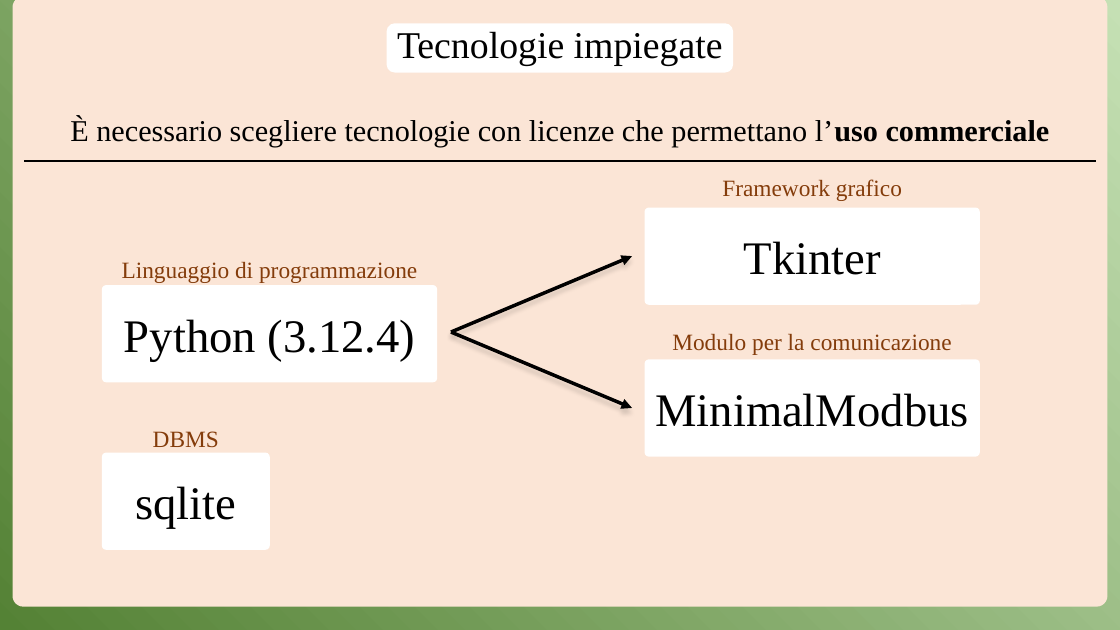
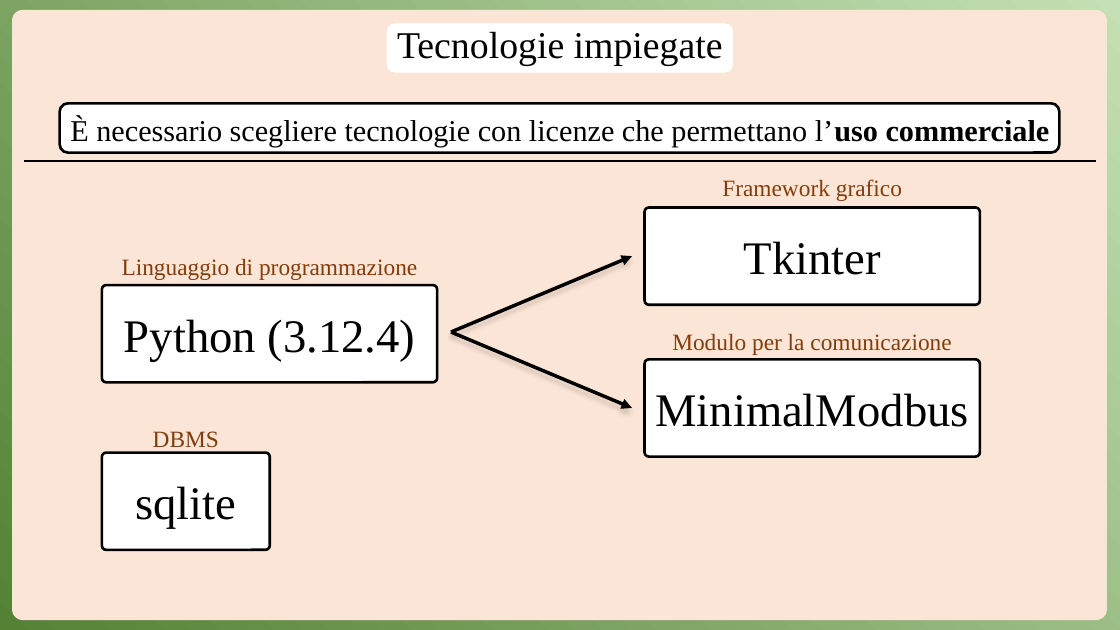
Before and after one commit to Anrighe/Tesi-Laurea-Triennale-Informatica-Unimore, a slide deck: slide 5 of Presentazione_Tesi_Triennale_Informatica_Unimore_2022_2023_Enrico_Marras_152336.pptx. Drawn at 1120x630 pixels with LibreOffice and Linux fonts; fonts in the diff are those of the drawing. Boxes give left, top, right and bottom in pixels: in the first picture for what was removed or moved away, otherwise in the second. Text is boxed around its words. In the diff, an @@ line names an element or a change of style, - is before the commit and + after.

```diff
--- a/Presentazione_Tesi_Triennale_Informatica_Unimore_2022_2023_Enrico_Marras_152336.pptx
+++ b/Presentazione_Tesi_Triennale_Informatica_Unimore_2022_2023_Enrico_Marras_152336.pptx
@@ rounded rectangle moved from (x1=13, y1=0, x2=1108, y2=607) to (x1=12, y1=10, x2=1107, y2=620) @@
@@ rounded rectangle added at (x1=60, y1=103, x2=1060, y2=153), fill #FFFFFF, outline #000000 2.25 pt @@
@@ outline none to #000000 2.25 pt in 4 elements at (x1=102, y1=285, x2=437, y2=382), (x1=102, y1=453, x2=270, y2=550), (x1=644, y1=208, x2=980, y2=305), (x1=644, y1=360, x2=980, y2=457) @@
```
Also in this commit, not shown: 5 other slides changed.
